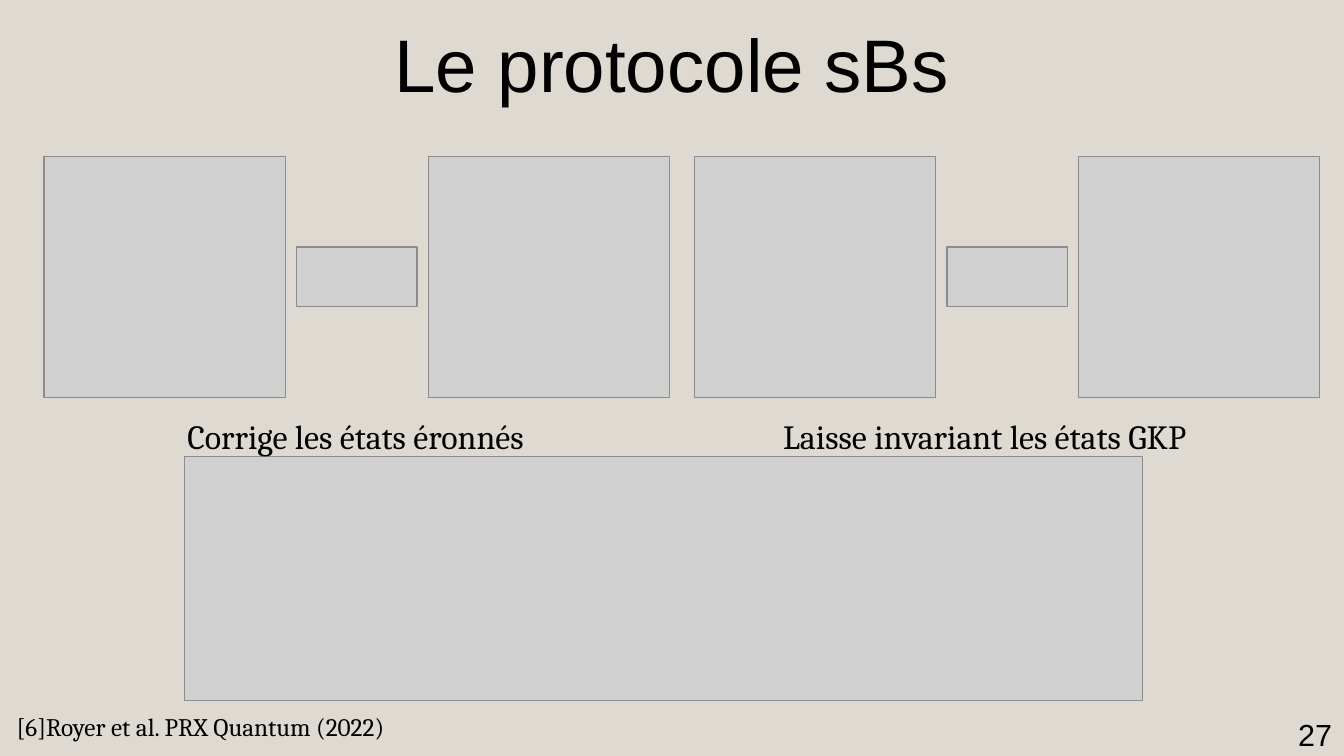
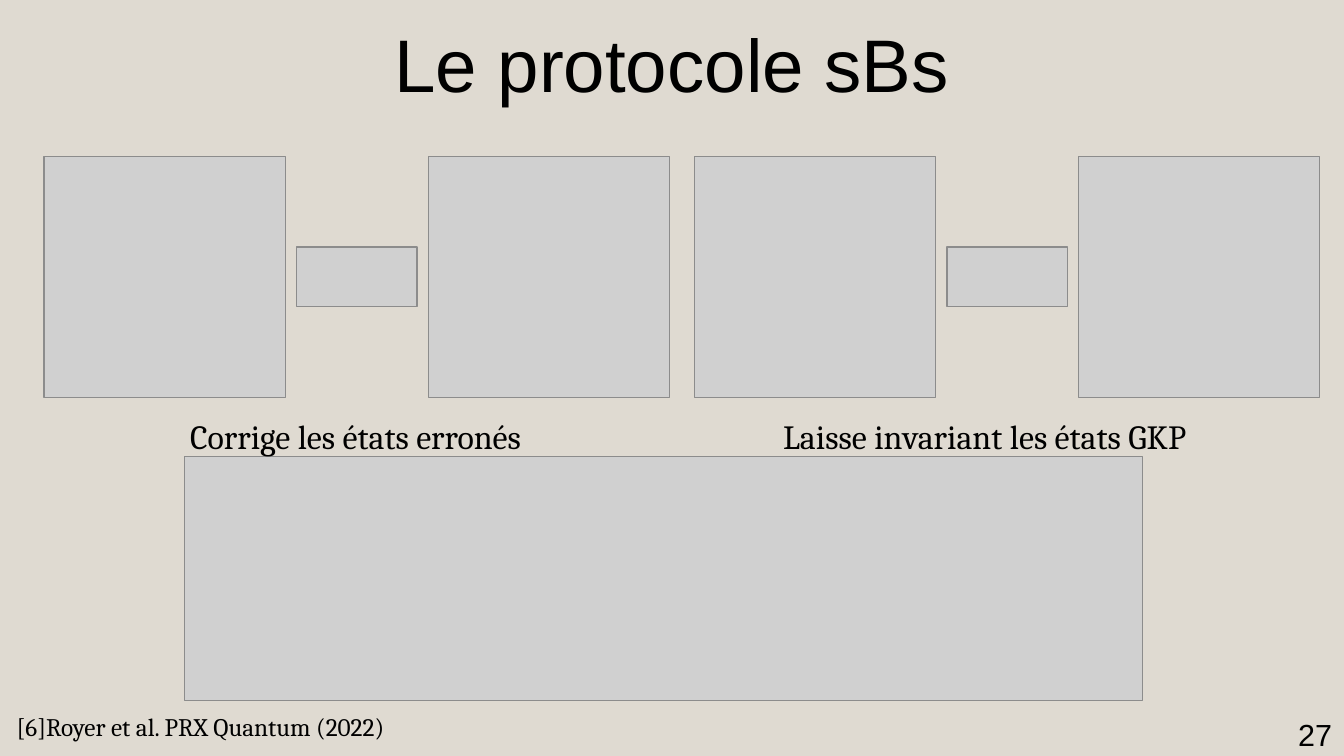
Before and after one commit to AmdaU/presentations, a slide deck: slide 27 of Seminaire/Seminaire.odp. Drawn at 1344x756 pixels with LibreOffice and Linux fonts; fonts in the diff are those of the drawing; grey boxes stand for pictures. Boxes give left, top, right and bottom in pixels: in the first picture for what was removed or moved away, otherwise in the second. Text is boxed around its words. In the diff, an @@ line names an element or a change of style, - is before the commit and + after.

```diff
--- a/Seminaire/Seminaire.odp
+++ b/Seminaire/Seminaire.odp
@@ title at box(190, 425, 521, 457): text changed @@
-Corrige les états éronnés
+Corrige les états erronés
```
Also in this commit, not shown: 20 other slides changed, 1 slide removed, 2 other files.
